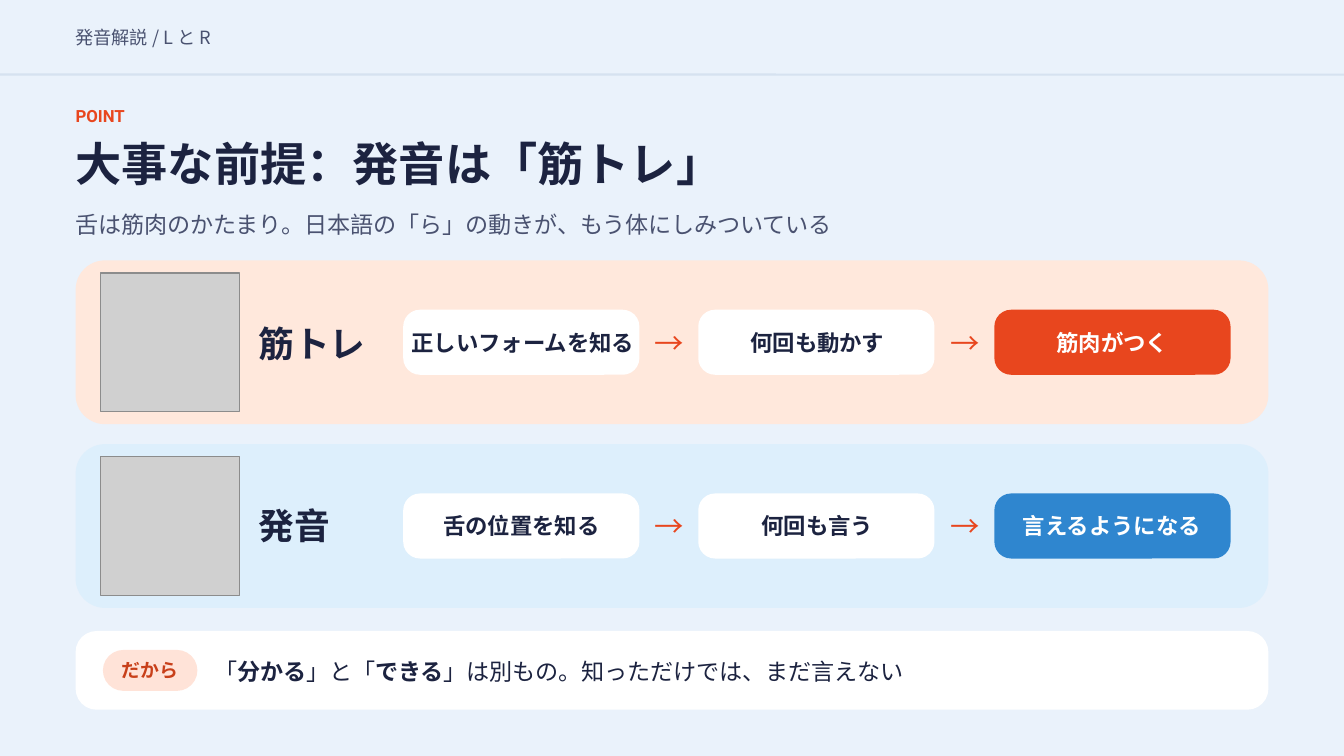
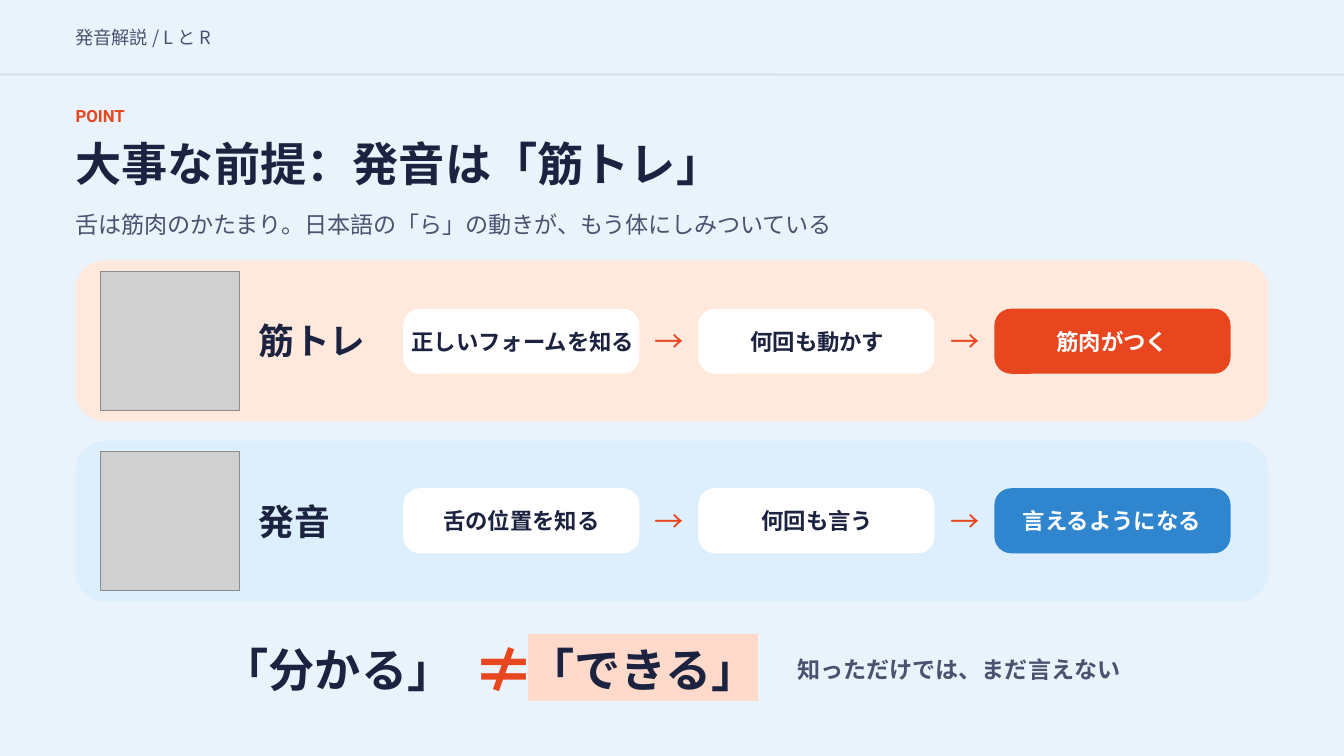
Before and after one commit to hinakajisaki-dev/hina-english, a slide deck: slide 7 of matome/lr-pronunciation/lr-pronunciation-slides.pptx. Drawn at 1344x756 pixels with LibreOffice and Linux fonts; fonts in the diff are those of the drawing; grey boxes stand for pictures. Boxes give left, top, right and bottom in pixels: in the first picture for what was removed or moved away, otherwise in the second. Text is boxed around its words. In the diff, an @@ line names an element or a change of style, - is before the commit and + after.

```diff
--- a/matome/lr-pronunciation/lr-pronunciation-slides.pptx
+++ b/matome/lr-pronunciation/lr-pronunciation-slides.pptx
@@ rounded rectangle at (76,260,1268,420): proportions changed @@
@@ rounded rectangle at (76,442,1268,602): proportions changed @@
@@ 6 texts, 4 rounded rectangles, 1 picture: place and size @@
-6 texts, 4 rounded rectangles, 1 picture at (76,445,1268,608)
+6 texts, 4 rounded rectangles, 1 picture at (76,442,1268,602)
@@ text added at (473,627,553,710), 45 pt, text #E8461E, bold @@
+≠
@@ rounded rectangle removed at (76,631,1268,710) @@
@@ rounded rectangle removed at (103,650,198,692) @@
@@ text added at (223,647,454,692), 33 pt, text #1C2340, bold @@
+「分かる」
@@ text added at (528,647,758,692), 33 pt, text #1C2340, bold @@
+「できる」
@@ text at (798,658,1120,680): text changed; text colour #1C2340 to #4A5270; bold on @@
-「分かる」と「できる」は別もの。知っただけでは、まだ言えない
+知っただけでは、まだ言えない
@@ text removed at (122,662,178,678) @@
-だから
```
Also in this commit, not shown: 4 other slides changed, 1 slide added, 2 slides removed, 1 other file.
